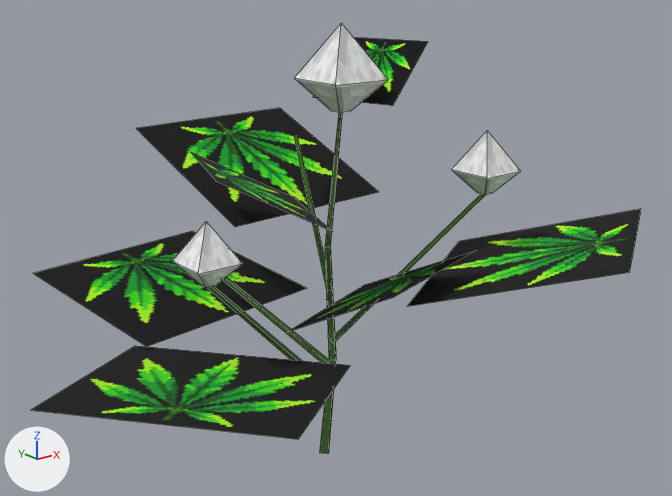
What one commit did to the OBJ model src/main/resources/assets/stonedew/models/block/plants/plant_3_0_0_lod.obj.
Rendered twice from a camera (50 mm lens) standing at (-0.578, -1.887, 0.999) and looking at (0.516, -0.519, 0.452). Lighting does not change. The marker at lower left points along +X, +Y and +Z. The picture after the commit comes second. Mesh edges are drawn as thin lines. Where no turn or scale is listed for an object, it has been applied to the vertices.

Names of what the first picture shows: 'model'.
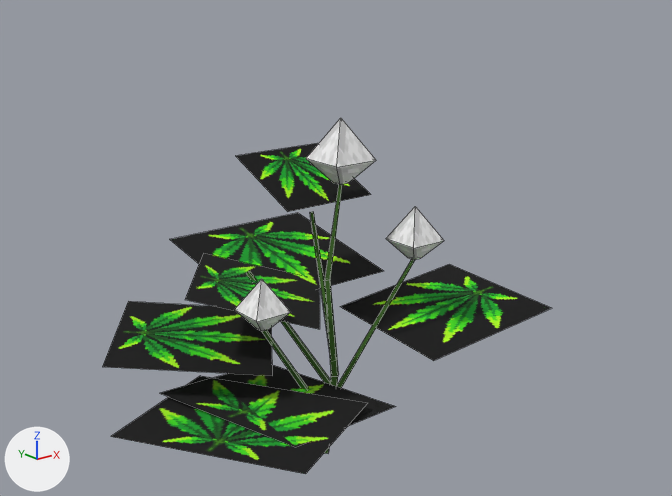
Location of each change, (x1, y1, x2, y2) in pixels of the pictures (672 x 496 px; the box of a moved part takes in the faces that stretch with it):
'model', reshaped (26% narrower, 17% shorter): before (32, 23, 641, 454); after (103, 118, 551, 474)
part 1 of me_model, moved or reshaped: before (295, 23, 388, 112); after (306, 118, 376, 184)
part 2 of me_model, moved or reshaped: before (173, 222, 243, 288); after (235, 279, 290, 331)
part 3 of me_model, moved or reshaped: before (451, 130, 521, 195); after (386, 206, 444, 260)
part 4 of me_model, moved or reshaped: before (32, 37, 641, 454); after (103, 143, 551, 474)

The change in detail:
me_model is used by ob_model.
me_model had 111 vertices, 59 faces and spanned x -0.142..1.094, y -1.044..0.061, z -0.001..0.883.
me_model now has 111 vertices, 59 faces and spans x 0.011..0.955, y -0.839..-0.101, z -0.001..0.703.
me_model part 1: the loose piece of 9 vertices spanning x 0.471..0.596, y -0.575..-0.45, z 0.72..0.883 is scaled about its middle by 0.78, then moved by (0.009, 0.012, -0.162).
me_model part 2: the loose piece of 9 vertices spanning x 0.148..0.234, y -0.619..-0.533, z 0.463..0.575 is scaled about its middle by 0.87, then moved by (0.132, 0.033, -0.132).
me_model part 3: the loose piece of 9 vertices spanning x 0.732..0.828, y -0.711..-0.615, z 0.55..0.675 is scaled about its middle by 0.857, then moved by (-0.118, 0.074, -0.14).
me_model part 4: 80 of 111 vertices moved; they spanned x -0.142..1.094, y -1.044..0.061, z 0.138..0.841 and now span x 0.011..0.955, y -0.839..-0.101, z 0.065..0.613; mean shift (-0.01, 0.006, -0.118); largest move (0.672, -0.748, 0.473) -> (0.244, -0.751, 0.21).
